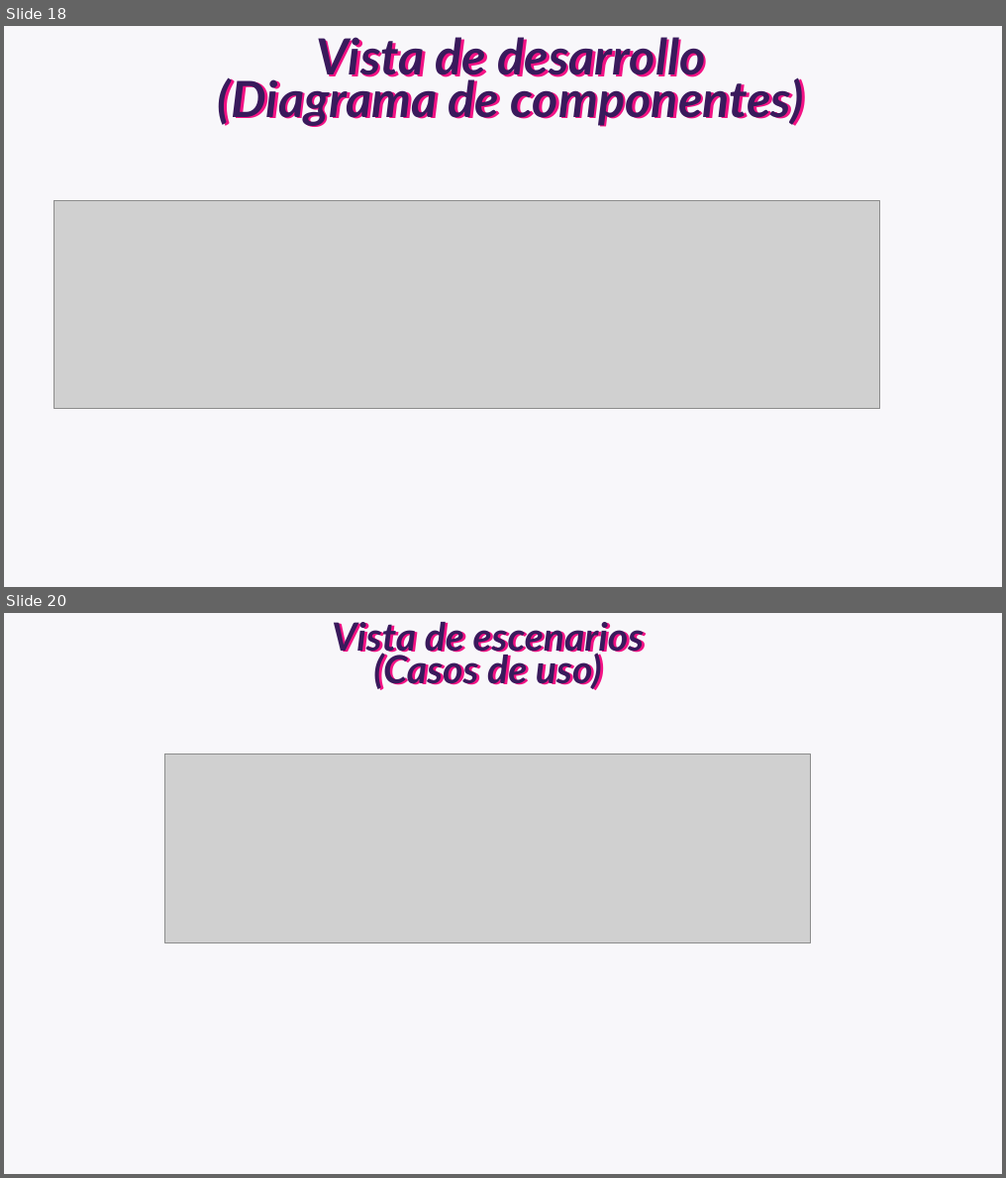
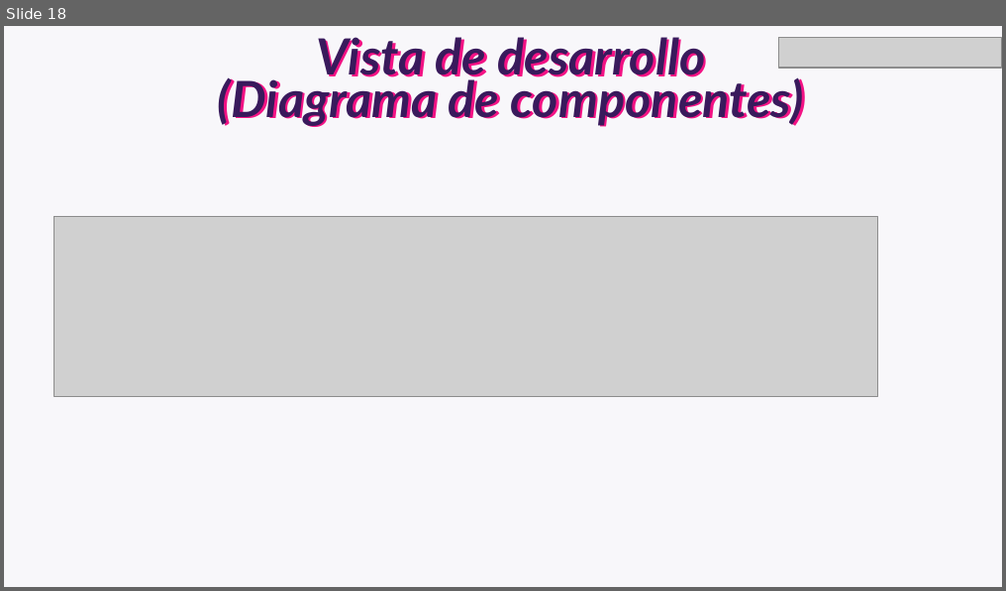
Before and after one commit to EEKKOOSS/aaa, a slide deck: ppt_N1_TALLER_DE_DISENO_DE_SOLUCIONES.pptx. Shown one above the other, each under a label of ours: slides 18 and 20 before the commit, slide 18 after it; the slides between them are not shown. The pictures are 1006x1178 and 1006x591 pixels, drawn with LibreOffice and Linux fonts; fonts in the diff are those of the drawing; grey boxes stand for pictures; background and template pictures are left out. Boxes give left, top, right and bottom in pixels: in the first picture for what was removed or moved away, otherwise in the second. Text is boxed around its words. In the diff, an @@ line names an element or a change of style, - is before the commit and + after.

```diff
--- a/ppt_N1_TALLER_DE_DISENO_DE_SOLUCIONES.pptx
+++ b/ppt_N1_TALLER_DE_DISENO_DE_SOLUCIONES.pptx
@@ slide 20 removed at (4, 613, 1002, 1174), background picture (left out) @@
@@ title removed at (332, 622, 645, 690) @@
-Vista de escenarios
-(Casos de uso)
@@ picture removed at (164, 755, 810, 945) @@
@@ slide 18 changed as well @@
@@ picture added at (778, 38, 1002, 68) @@
@@ picture: place and size @@
-picture at (54, 200, 880, 408)
+picture at (54, 217, 878, 396)
```
Also in this commit, not shown: 23 other slides changed, 1 slide added, 1 other slide removed, 1 other file.
